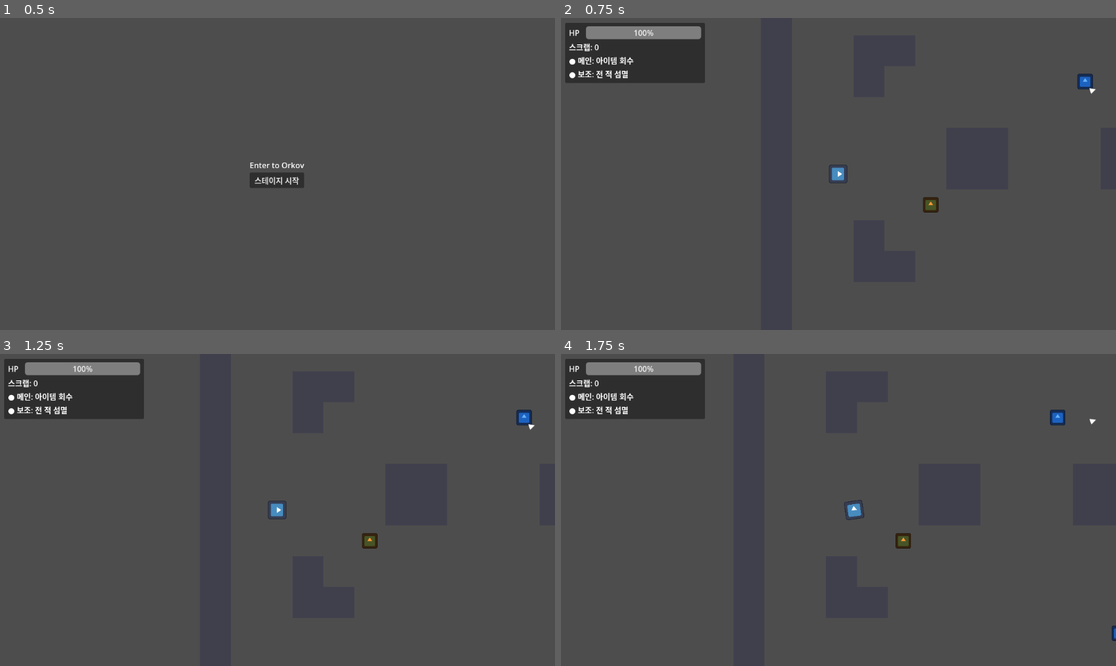
Above: before the commit, frames 1-4 (two rows, left to right).
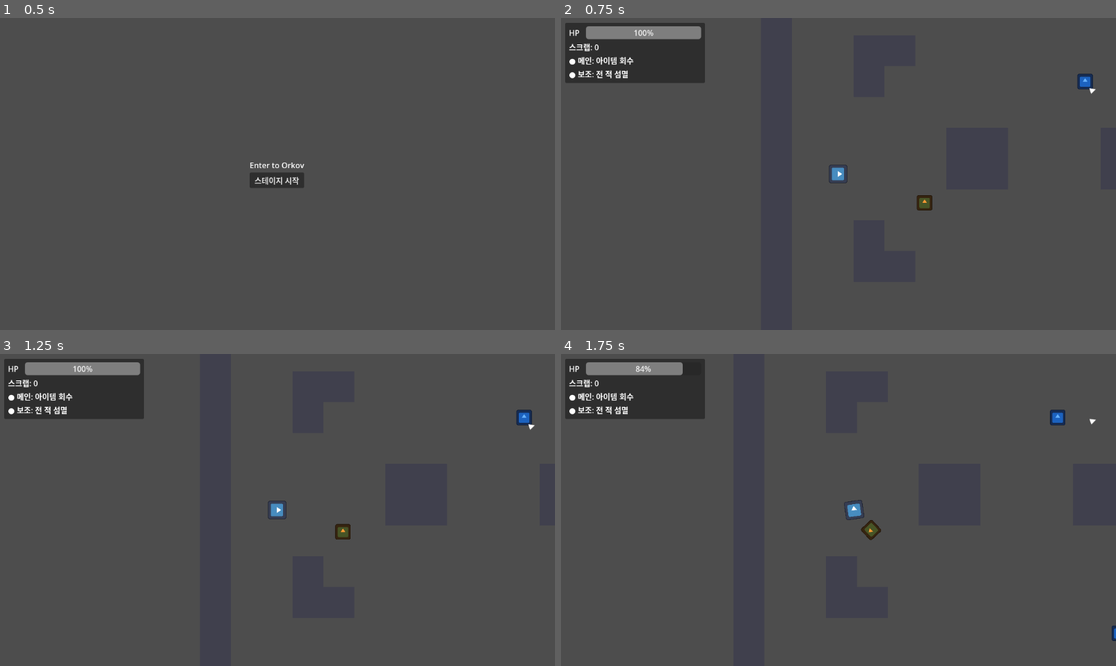
Above: after the commit, the same moments.

Repository: eueuehshsj/Orkov
Game: Godot game, scene res://scenes/main_menu.tscn
Same seed, same stepped clock (60 frames per second), same inputs: the game is played once before the commit and once after it. The project has no main scene, so this scene is started directly. The engine's default icon, where the game draws it, is replaced by a stand-in: a white triangle on a blue panel in a dark square.
Inputs (mouse positions are in pixels of both pictures, inside the frame that each line leads up to):
- Up to frame 1 (0.5 s): no input
- Up to frame 2 (0.75 s): click "스테이지 시작" at 0.5 s
- Up to frame 3 (1.25 s): no input
- Up to frame 4 (1.75 s): move the mouse to (960, 494) at 1.27 s; hold D (move_right) from 1.28 s (still down); click (960, 494) at 1.35 s

Frame 1 is identical in both runs. In frame 2, 0.2% of the frame differs, in the area x 64-69%, y 56-63%; in frame 3, 0.3%; in frame 4, 0.5%, in the area x 13-64%, y 2-63%.
Error before the commit: Invalid access to property or key 'attack_range' on a base object of type 'Nil'. (res://scripts/enemies/enemy_base.gd:45)

Commit message:
fix: assign EnemyData resources to enemy scenes and add null guards
- resources/enemies/ 에 rifle/burst/elite 전용 EnemyData .tres 파일 생성
- 각 적 씬에 data 리소스 할당 (data가 null이어서 attack_range 접근 시 크래시 발생)
- enemy_base.gd _do_chase/_do_attack에 data null 가드 추가

Co-Authored-By: Claude Sonnet 4.6 <noreply@anthropic.com>

Diff:
--- /dev/null
+++ b/resources/enemies/burst_data.tres
@@ -0,0 +1,14 @@
+[gd_resource type="Resource" script_class="EnemyData" load_steps=2 format=3]
+
+[ext_resource type="Script" path="res://scripts/data/EnemyData.gd" id="1_script"]
+
+[resource]
+script = ExtResource("1_script")
+enemy_name = "버스트"
+max_hp = 80.0
+attack_damage = 8.0
+move_speed = 90.0
+detection_range = 200.0
+attack_range = 120.0
+scrap_drop = 8
+fire_rate = 2.5
--- /dev/null
+++ b/resources/enemies/elite_data.tres
@@ -0,0 +1,14 @@
+[gd_resource type="Resource" script_class="EnemyData" load_steps=2 format=3]
+
+[ext_resource type="Script" path="res://scripts/data/EnemyData.gd" id="1_script"]
+
+[resource]
+script = ExtResource("1_script")
+enemy_name = "정예"
+max_hp = 200.0
+attack_damage = 15.0
+move_speed = 60.0
+detection_range = 250.0
+attack_range = 180.0
+scrap_drop = 20
+fire_rate = 1.5
--- /dev/null
+++ b/resources/enemies/rifle_data.tres
@@ -0,0 +1,14 @@
+[gd_resource type="Resource" script_class="EnemyData" load_steps=2 format=3]
+
+[ext_resource type="Script" path="res://scripts/data/EnemyData.gd" id="1_script"]
+
+[resource]
+script = ExtResource("1_script")
+enemy_name = "소총수"
+max_hp = 100.0
+attack_damage = 10.0
+move_speed = 80.0
+detection_range = 200.0
+attack_range = 150.0
+scrap_drop = 5
+fire_rate = 2.0
--- a/scenes/enemies/enemy_burst.tscn
+++ b/scenes/enemies/enemy_burst.tscn
@@ -1,7 +1,8 @@
-[gd_scene load_steps=5 format=3]
+[gd_scene load_steps=6 format=3]
 
 [ext_resource type="Script" path="res://scripts/enemies/enemy_burst.gd" id="1_burst"]
 [ext_resource type="Texture2D" uid="uid://bqfiard25pnkn" path="res://icon.svg" id="2_icon"]
+[ext_resource type="Resource" path="res://resources/enemies/burst_data.tres" id="3_data"]
 
 [sub_resource type="CircleShape2D" id="CircleShape2D_body"]
 radius = 14.0
@@ -13,6 +14,7 @@
 collision_layer = 8
 collision_mask = 1
 script = ExtResource("1_burst")
+data = ExtResource("3_data")
 
 [node name="Sprite2D" type="Sprite2D" parent="."]
 modulate = Color(1, 0.6, 0.2, 1)
--- a/scenes/enemies/enemy_elite.tscn
+++ b/scenes/enemies/enemy_elite.tscn
@@ -1,7 +1,8 @@
-[gd_scene load_steps=5 format=3]
+[gd_scene load_steps=6 format=3]
 
 [ext_resource type="Script" path="res://scripts/enemies/enemy_elite.gd" id="1_elite"]
 [ext_resource type="Texture2D" uid="uid://bqfiard25pnkn" path="res://icon.svg" id="2_icon"]
+[ext_resource type="Resource" path="res://resources/enemies/elite_data.tres" id="3_data"]
 
 [sub_resource type="CircleShape2D" id="CircleShape2D_body"]
 radius = 16.0
@@ -13,6 +14,7 @@
 collision_layer = 8
 collision_mask = 1
 script = ExtResource("1_elite")
+data = ExtResource("3_data")
 
 [node name="Sprite2D" type="Sprite2D" parent="."]
 modulate = Color(1, 0.3, 0.2, 1)
--- a/scenes/enemies/enemy_rifle.tscn
+++ b/scenes/enemies/enemy_rifle.tscn
@@ -1,7 +1,8 @@
-[gd_scene load_steps=5 format=3]
+[gd_scene load_steps=6 format=3]
 
 [ext_resource type="Script" path="res://scripts/enemies/enemy_rifle.gd" id="1_rifle"]
 [ext_resource type="Texture2D" uid="uid://bqfiard25pnkn" path="res://icon.svg" id="2_icon"]
+[ext_resource type="Resource" path="res://resources/enemies/rifle_data.tres" id="3_data"]
 
 [sub_resource type="CircleShape2D" id="CircleShape2D_body"]
 radius = 14.0
@@ -13,6 +14,7 @@
 collision_layer = 8
 collision_mask = 1
 script = ExtResource("1_rifle")
+data = ExtResource("3_data")
 
 [node name="Sprite2D" type="Sprite2D" parent="."]
 modulate = Color(0.4, 0.7, 1, 1)
--- a/scripts/enemies/enemy_base.gd
+++ b/scripts/enemies/enemy_base.gd
@@ -39,7 +39,7 @@
 	pass
 
 func _do_chase(_delta: float) -> void:
-	if not is_instance_valid(_player):
+	if not is_instance_valid(_player) or not data:
 		state = State.PATROL
 		return
 	if global_position.distance_to(_player.global_position) <= data.attack_range:
@@ -48,7 +48,7 @@
 	_navigate_to(_player.global_position)
 
 func _do_attack(_delta: float) -> void:
-	if not is_instance_valid(_player):
+	if not is_instance_valid(_player) or not data:
 		state = State.PATROL
 		return
 	if global_position.distance_to(_player.global_position) > data.attack_range * 1.1:
